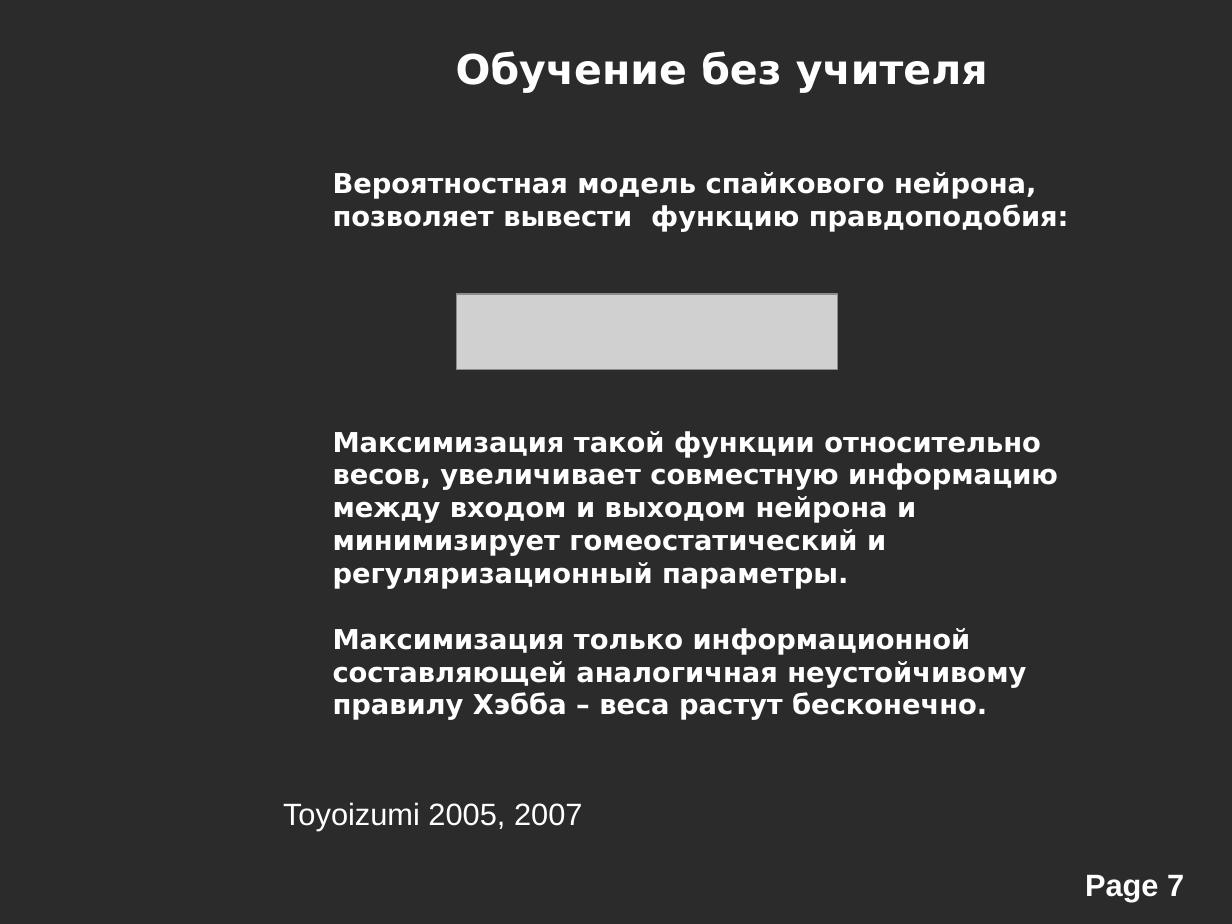
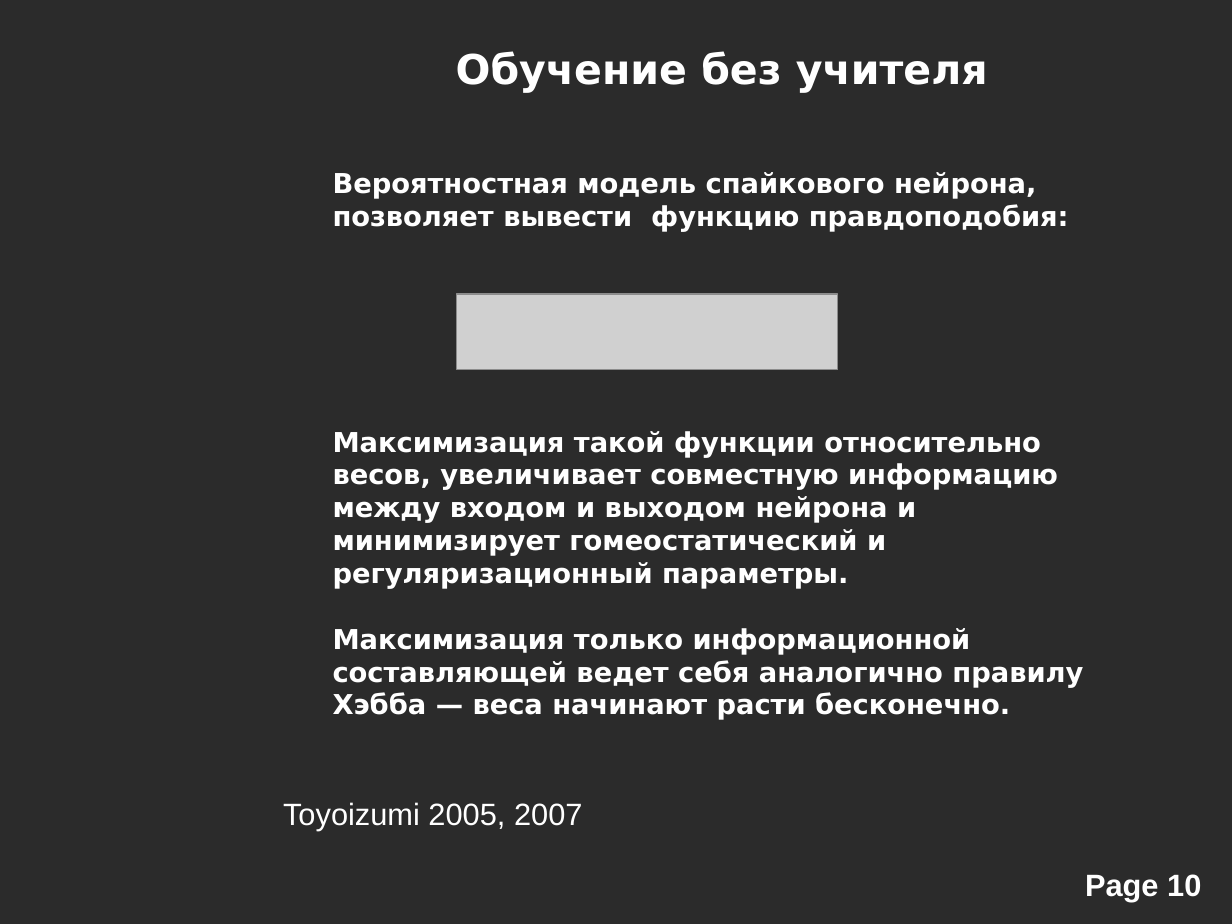
Before and after one commit to alexeyche/alexeyche-junk, a slide deck: slide 10 of cns/doc/conf.ppt (slide 7 before the commit). Drawn at 1232x924 pixels with LibreOffice and Linux fonts; fonts in the diff are those of the drawing; grey boxes stand for pictures; background and template pictures are left out; a plain dark background stands for a picture behind light text. Boxes give left, top, right and bottom in pixels: in the first picture for what was removed or moved away, otherwise in the second. Text is boxed around its words. In the diff, an @@ line names an element or a change of style, - is before the commit and + after.

```diff
--- a/cns/doc/conf.ppt
+++ b/cns/doc/conf.ppt
@@ text at [333,628,1083,720]: text changed @@
-Максимизация только информационной составляющей аналогичная неустойчивому правилу Хэбба – веса растут бесконечно.
+Максимизация только информационной составляющей ведет себя аналогично правилу Хэбба — веса начинают расти бесконечно.
@@ page number at [1085,874,1201,901]: text changed @@
-Page 7
+Page 10
```
Also in this commit, not shown: 5 other slides changed, 6 slides added, 2 slides removed, 35 other files.
